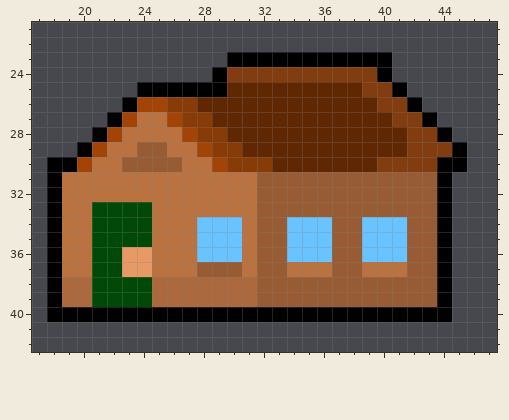
One commit to this pixel-art sprite: Driving home for christmas/assets/images/House.png. Above is the file before it was changed.
The file is 64x64 pixels. Shown: x 17..47, y 21..42.
Now the later version:
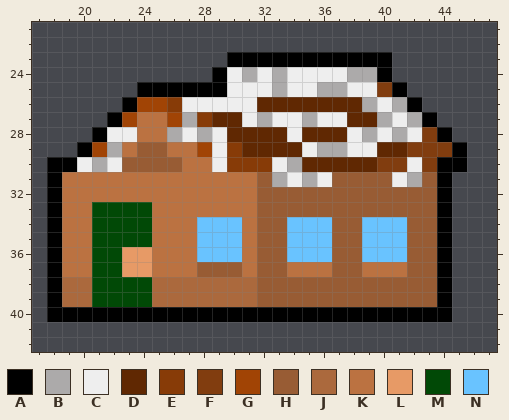
Palette (. is transparent): A #000000  B #acaaaa  C #eeeeee  D #602802  E #873b07  F #813d0f  G #a14405  H #985c34  J #ab693d  K #bb7241  L #e79a66  M #014906  N #69c3ff
Diff:
Changed rows in their new state; - is an unchanged pixel.
first column x 20:
24 ----------CBCBCCCCBB---
25 ----------CCCBCCBBCC---
26 -------CCCCC-------BCB-
27 -------B---CBCCBCC--BCB
28 --CC--BCBC----C---CBCBC
29 --B------C-----CBBCC---
30 CBC------C---CB-------C
31 -------------BCBC----CB
Where, in picture pixels (left, top, right, bottom), the same in both pictures:
changed: (77, 67, 422, 187)
